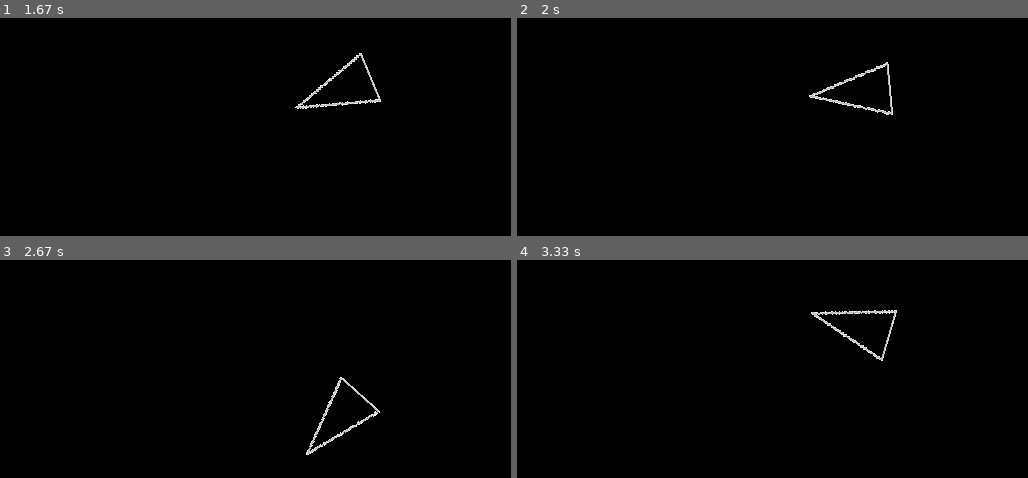
Above: before the commit, frames 1-4 (two rows, left to right).
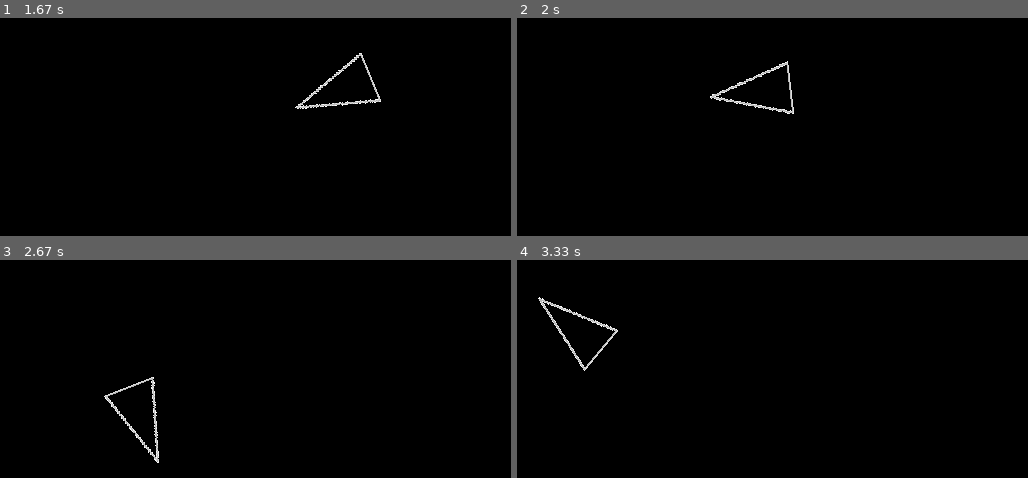
Above: after the commit, the same moments.

Repository: ScriptLineStudios/Pygame-Community-Jam
Game: pygame game, started from main.py
Two runs of this game, one before a commit and one after it. Both use one fixed random seed, a clock stepped at 60 frames per second and the inputs below.
Inputs (mouse positions are in pixels of both pictures, inside the frame that each line leads up to):
- Up to frame 1 (1.67 s): hold D 0.33-0.8 s; move the mouse to (outside the picture) at 0.37 s; hold W 0.83-1.13 s; move the mouse to (367, 235) at 0.87 s; hold D 1.17-1.63 s; move the mouse to (outside the picture) at 1.2 s
- Up to frame 2 (2 s): hold A from 1.67 s (still down); move the mouse to (outside the picture) at 1.7 s
- Up to frame 3 (2.67 s): release A at 2.2 s; hold S 2.23-2.53 s; move the mouse to (outside the picture) at 2.27 s; hold A from 2.57 s (still down); move the mouse to (outside the picture) at 2.6 s
- Up to frame 4 (3.33 s): release A at 2.97 s; hold W from 3 s (still down); move the mouse to (outside the picture) at 3.03 s

Frame 1 is identical in both runs. In frame 2, 1.0% of the frame differs, in the area x 37-74%, y 19-45%; in frame 3, 0.9%; in frame 4, 1.0%, in the area x 4-75%, y 16-51%.

Commit message:
Update main.py

Diff:
--- a/main.py
+++ b/main.py
@@ -65,7 +65,7 @@
             ship.y += 5
 
       if keys[pygame.K_a]:
-            ship.angle -= 5
+            ship.x -= 5
       if keys[pygame.K_d]:
             ship.x += 5
 
